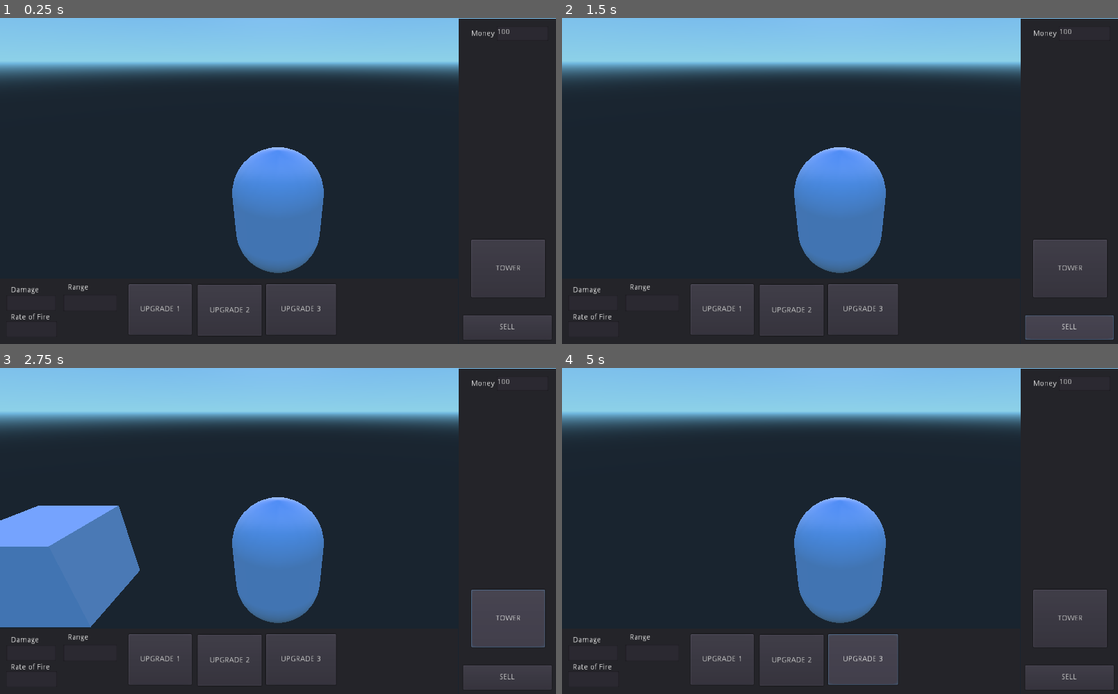
Above: before the commit, frames 1-4 (two rows, left to right).
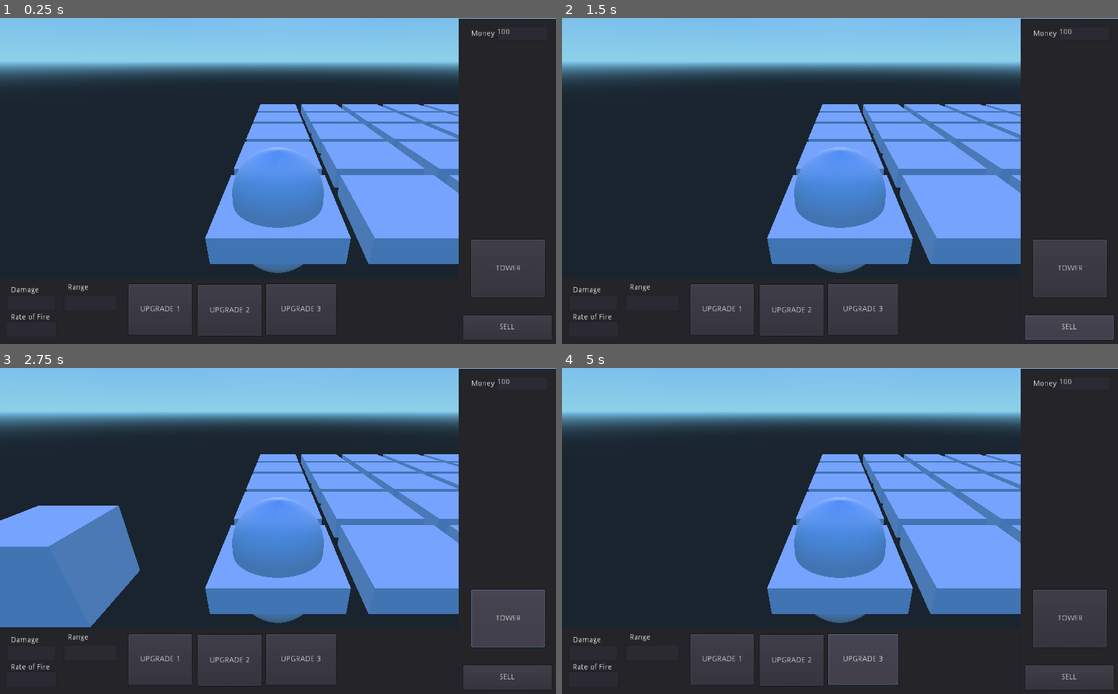
Above: after the commit, the same moments.

Repository: liampward/GodotTD
Game: Godot game, scene res://Scenes/Root.tscn
Same seed, same stepped clock (60 frames per second), same inputs: the game is played once before the commit and once after it.
Inputs (mouse positions are in pixels of both pictures, inside the frame that each line leads up to):
- Up to frame 1 (0.25 s): no input
- Up to frame 2 (1.5 s): click (595, 301) at 0.52 s; type "12" at 0.6 s; click (595, 330) at 0.75 s; type "12" at 0.83 s; click (650, 301) at 0.98 s; type "12" at 1.07 s; click "SELL" at 1.25 s
- Up to frame 3 (2.75 s): click "TOWER" at 2 s
- Up to frame 4 (5 s): click "UPGRADE 1" at 2.75 s; click "UPGRADE 2" at 3.5 s; click "UPGRADE 3" at 4.25 s

The runs differ from the first frame. In frame 1, 15% of the frame differs, in the area x 36-83%, y 26-76%; in frame 2, 15%; in frame 3, 15%; in frame 4, 15%.

Commit message:
Updated Game Board
Added most recent functionality to the master bracnh

Diff:
--- a/Scenes/Game_Tile.tscn
+++ b/Scenes/Game_Tile.tscn
@@ -1,4 +1,6 @@
-[gd_scene load_steps=3 format=2]
+[gd_scene load_steps=4 format=2]
+
+[ext_resource path="res://Scripts/Game_Tile.gd" type="Script" id=1]
 
 [sub_resource type="CubeMesh" id=1]
 
@@ -14,7 +16,6 @@
 
 [node name="MeshInstance" type="MeshInstance"]
 
-editor/display_folded = true
 transform = Transform( 1.28789, 0, 0, 0, 0.316581, 0, 0, 0, 1.28789, 0, 0, 0 )
 layers = 1
 material_override = null
@@ -28,6 +29,7 @@
 mesh = SubResource( 1 )
 skeleton = NodePath("..")
 material/0 = null
+script = ExtResource( 1 )
 _sections_unfolded = [ "Transform" ]
 
 [node name="Area" type="Area" parent="." index="0"]
--- a/Scenes/Root.tscn
+++ b/Scenes/Root.tscn
@@ -1,16 +1,19 @@
-[gd_scene load_steps=6 format=2]
+[gd_scene load_steps=7 format=2]
 
 [ext_resource path="res://Scenes/Root.gd" type="Script" id=1]
-[ext_resource path="res://Scenes/baseTower.tscn" type="PackedScene" id=2]
-[ext_resource path="res://Scripts/baseTower.tres.gd" type="Script" id=3]
-[ext_resource path="res://Scenes/Enemy.tscn" type="PackedScene" id=4]
-[ext_resource path="res://Scenes/HUD.tscn" type="PackedScene" id=5]
+[ext_resource path="res://Scripts/Game_Board.gd" type="Script" id=2]
+[ext_resource path="res://Scenes/baseTower.tscn" type="PackedScene" id=3]
+[ext_resource path="res://Scripts/baseTower.tres.gd" type="Script" id=4]
+[ext_resource path="res://Scenes/Enemy.tscn" type="PackedScene" id=5]
+[ext_resource path="res://Scenes/HUD.tscn" type="PackedScene" id=6]
 
 [node name="Root" type="Node"]
 
 script = ExtResource( 1 )
 
 [node name="Game_Board" type="Spatial" parent="." index="0"]
+
+script = ExtResource( 2 )
 
 [node name="Camera" type="Camera" parent="." index="1"]
 
--- a/Scripts/Game_Board.gd
+++ b/Scripts/Game_Board.gd
@@ -4,32 +4,52 @@
 # var a = 2
 # var b = "textvar"
 var board_size = 5
+var RAY_LENGTH = 100
+var selected_tile = null
+var game_master
 
 func _ready():
-	var Tile_Scene = load("res://Game_Tile.tscn")
+	var game_master = get_tree().get_root().get_node("Root")
+
+	var Tile_Scene = load("res://Scenes/Game_Tile.tscn")
 	for i in range(0,board_size):
 		for j in range(0,board_size):
 			var tile = Tile_Scene.instance()
 			self.add_child(tile)
 			tile.set_translation(Vector3(i*3, 0, j*-3))
+			#game_master.tile_map[[i,j]] = tile
 
-#func _process(delta):
-#	# Called every frame. Delta is time since last frame.
-#	# Update game logic here.
-#	pass
+func _process(delta):
+	if(Input.is_mouse_button_pressed(BUTTON_LEFT)):
+		var collision = get_object_under_mouse()
+		if !collision.empty():
+			if selected_tile != null:
+				selected_tile.selected = false
+			collision.collider.get_parent().selected = true
+			selected_tile = collision.collider.get_parent()
+
+
+func get_object_under_mouse():
+	var camera = get_node("../Camera")
+	var mouse_pos = get_viewport().get_mouse_position()
+	var ray_from = camera.project_ray_origin(mouse_pos)
+	var ray_to = ray_from + camera.project_ray_normal(mouse_pos) * RAY_LENGTH
+	var space_state = camera.get_world().direct_space_state
+	var selection = space_state.intersect_ray(ray_from, ray_to)
+	return selection
 
 func a_star(start, goal):
-	checked_nodes = []
+	var checked_nodes = []
 
-	discovered_nodes = []
+	var discovered_nodes = []
 
-	came_from = {}
+	var came_from = {}
 
 	for i in range(0,board_size):
 		for j in range(0,board_size):
-			pass
+			came_from[[i,j]] = 1000000
 
-
+	came_from[[0,0]]  = 0
 
 
 func pathfind():
--- /dev/null
+++ b/Scripts/Game_Tile.gd
@@ -0,0 +1,22 @@
+extends MeshInstance
+
+# class member variables go here, for example:
+# var a = 2
+var tower = null
+var selected = false
+var moved = false
+
+
+func _ready():
+	# Called when the node is added to the scene for the first time.
+	# Initialization here
+	pass
+
+func _process(delta):
+	if selected == true and moved == false:
+		self.translation.y += 0.3
+		self
+		moved = true
+	if selected == false and moved == true:
+		self.translation.y -= 0.3
+		moved = false
Not shown: 1 places in Scenes/Root.tscn that only renumber resources
Not shown, added: media/BaseTower.obj.import
Not shown, added: media/MagicalEnemy.obj.import
Not shown, added: media/MagicalTower.obj.import
Not shown, added: media/PhysicalEnemy.obj.import
Not shown, added: media/PhysicalTower.obj.import
